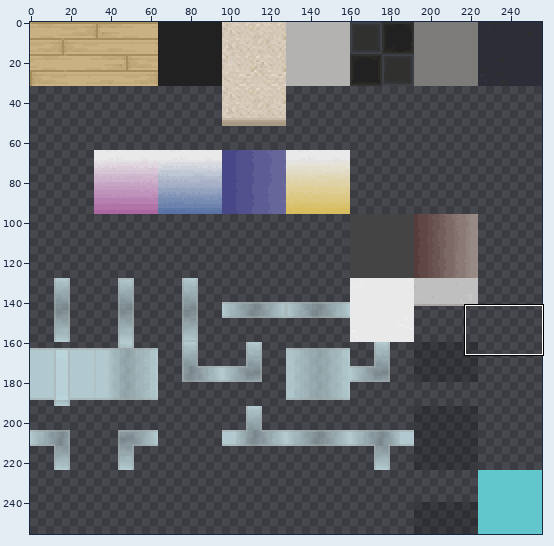
Sprite sheet -- floortileset.png. Above: a wide view before the commit, with the close-up outlined.
Close-up. Earlier state:
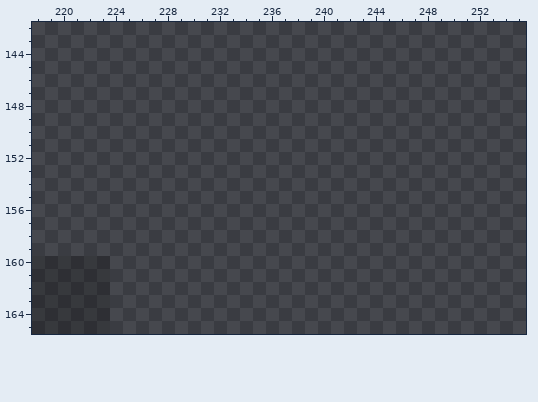
The file is 256x256 pixels. Colours within 5 levels of each other are drawn and written as one. Shown: x 218..255, y 142..165.
And afterwards:
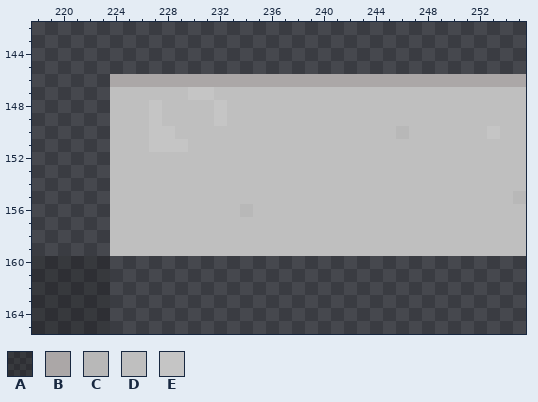
Palette (. is transparent): A #00000036  B #aba7a7  C #b8b8b8  D #bfbfbf  E #c5c5c5
Diff:
{"y":146,"x":224,"old":"................................","new":"BBBBBBBBBBBBBBBBBBBBBBBBBBBBBBBB"}
{"y":147,"x":224,"old":"................................","new":"DDDDDDEEDDDDDDDDDDDDDDDDDDDDDDDD"}
{"y":148,"x":224,"old":"................................","new":"DDDEDDDDEDDDDDDDDDDDDDDDDDDDDDDD"}
{"y":149,"x":224,"old":"................................","new":"DDDEDDDDEDDDDDDDDDDDDDDDDDDDDDDD"}
{"y":150,"x":224,"old":"................................","new":"DDDEEDDDDDDDDDDDDDDDDDCDDDDDDEDD"}
{"y":151,"x":224,"old":"................................","new":"DDDEEEDDDDDDDDDDDDDDDDDDDDDDDDDD"}
{"y":152,"x":224,"old":"................................","new":"DDDDDDDDDDDDDDDDDDDDDDDDDDDDDDDD"}
{"y":153,"x":224,"old":"................................","new":"DDDDDDDDDDDDDDDDDDDDDDDDDDDDDDDD"}
{"y":154,"x":224,"old":"................................","new":"DDDDDDDDDDDDDDDDDDDDDDDDDDDDDDDD"}
{"y":155,"x":224,"old":"................................","new":"DDDDDDDDDDDDDDDDDDDDDDDDDDDDDDDC"}
{"y":156,"x":224,"old":"................................","new":"DDDDDDDDDDCDDDDDDDDDDDDDDDDDDDDD"}
{"y":157,"x":224,"old":"................................","new":"DDDDDDDDDDDDDDDDDDDDDDDDDDDDDDDD"}
{"y":158,"x":224,"old":"................................","new":"DDDDDDDDDDDDDDDDDDDDDDDDDDDDDDDD"}
{"y":159,"x":224,"old":"................................","new":"DDDDDDDDDDDDDDDDDDDDDDDDDDDDDDDD"}
{"label":"added","picture_box":[110,74,526,256]}
